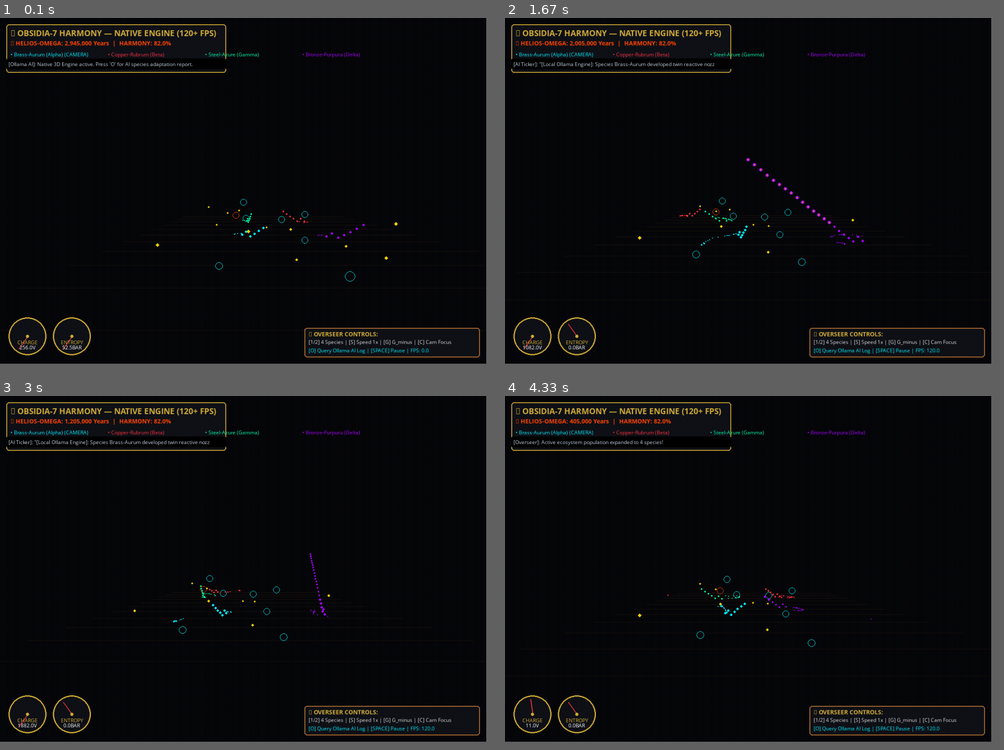
Above: before the commit, frames 1-4 (two rows, left to right).
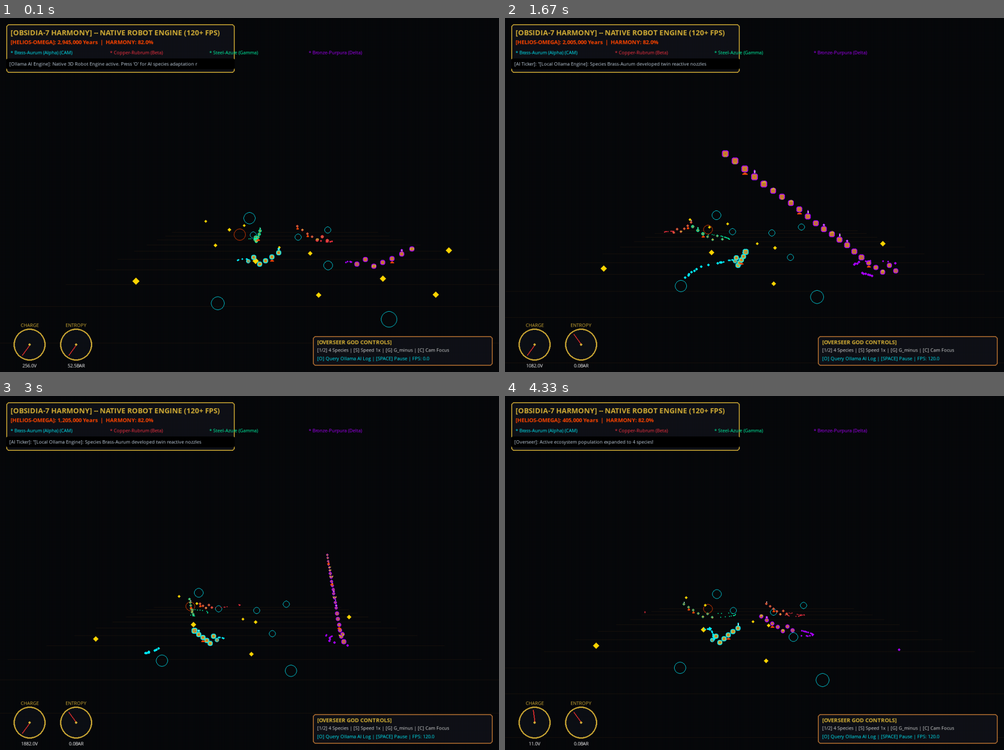
Above: after the commit, the same moments.

Repository: Vidusacha/Obsidia-7-Harmony
Game: pygame game, started from src/engine_native_3d.py
Same seed, same stepped clock (60 frames per second), same inputs: the game is played once before the commit and once after it.
Inputs:
- Up to frame 1 (0.1 s): no input
- Up to frame 2 (1.67 s): hold O 0.33-0.8 s; tap Space at 0.83, 1.23, 1.53 s
- Up to frame 3 (3 s): tap Space at 1.73, 2.07, 2.37, 2.57, 2.87 s
- Up to frame 4 (4.33 s): tap Space at 3.13, 3.47, 3.77, 3.9, 4.3 s; tap 1 at 3.55 s; tap 2 at 3.98 s
In our replay, the window is 877x625 before the commit and 900x640 after it. These sizes can differ from the game's own. Grey fills any space a smaller window leaves; there, only what the larger window draws over its background counts as a difference.

The runs differ from the first frame. In frame 1, 4.3% of the frame differs, in the area x 1-99%, y 1-99%; in frame 2, 4.8%; in frame 3, 4.3%; in frame 4, 4.1%.

Commit message:
feat: render 7 mechanical robot modules (turbines, claws, antennas, rocket nozzles, vacuum lamps) and clean ASCII HUD

Diff:
--- a/src/engine_native_3d.py
+++ b/src/engine_native_3d.py
@@ -1,6 +1,6 @@
 """
 Obsidia-7 Harmony — Master Native Pygame 3D Ecosystem Simulator (120+ FPS)
-High-performance native GPU-accelerated desktop application for autonomous multi-species evolution.
+Renders 7 Mechanical Proto-Protein Modules (Turbines, Claws, Antennas, Rocket Nozzles, Vacuum Lamps).
 """
 
 import sys
@@ -27,7 +27,7 @@
 
 
 class Particle:
-    """Sparks and Out-G thrust bubble particles."""
+    """Particles for Out-G exhaust bubbles, welding sparks, and scrap debris."""
     def __init__(self, x, y, z, vx, vy, vz, color, life, size=3):
         self.x, self.y, self.z = x, y, z
         self.vx, self.vy, self.vz = vx, vy, vz
@@ -44,50 +44,135 @@
 
 
 def project_3d_to_2d(x: float, y: float, z: float, cam_pos: List[float], screen_w: int, screen_h: int) -> Tuple[int, int, int]:
-    """Projects 3D point (x, y, z) onto 2D Pygame surface with perspective."""
+    """Projects 3D point (x, y, z) onto 2D Pygame surface with perspective projection."""
     rel_x = x - cam_pos[0]
     rel_y = y - cam_pos[1]
     rel_z = z - cam_pos[2]
 
-    fov = 420.0
-    depth = max(0.1, rel_z + 28.0)
+    fov = 520.0
+    depth = max(0.1, rel_z + 24.0)
     sx = int(screen_w / 2 + (rel_x * fov) / depth)
     sy = int(screen_h / 2 - (rel_y * fov) / depth)
-    scale = max(2, int((fov * 0.38) / depth))
+    scale = max(3, int((fov * 0.52) / depth))
     return sx, sy, scale
 
 
 def draw_analog_gauge(surface, center_x, center_y, radius, title, value_str, value_ratio, text_font):
-    """Renders a Riveting-Punk brass analog gauge with needle."""
-    # Outer Brass Rim
+    """Renders a Riveting-Punk brass analog gauge with needle and non-overlapping text."""
+    # Outer Brass Rim & Dark Face
     pygame.draw.circle(surface, (212, 175, 55), (center_x, center_y), radius, 3)
-    pygame.draw.circle(surface, (16, 18, 24), (center_x, center_y), radius - 3)
-
-    # Needle
+    pygame.draw.circle(surface, (14, 16, 22), (center_x, center_y), radius - 3)
+
+    # Title Above Gauge Dial
+    t_surf = text_font.render(title, True, (212, 175, 55))
+    surface.blit(t_surf, (center_x - t_surf.get_width() // 2, center_y - radius - 16))
+
+    # Dial Needle
     angle = -math.pi * 0.7 + (min(1.0, max(0.0, value_ratio))) * (math.pi * 1.4)
-    nx = center_x + int(math.cos(angle) * (radius - 8))
-    ny = center_y + int(math.sin(angle) * (radius - 8))
-    pygame.draw.line(surface, (255, 60, 60), (center_x, center_y), (nx, ny), 2)
-    pygame.draw.circle(surface, (212, 175, 55), (center_x, center_y), 4)
-
-    # Text Labels
-    t_surf = text_font.render(title, True, (212, 175, 55))
+    nx = center_x + int(math.cos(angle) * (radius - 7))
+    ny = center_y + int(math.sin(angle) * (radius - 7))
+    pygame.draw.line(surface, (255, 50, 50), (center_x, center_y), (nx, ny), 2)
+    pygame.draw.circle(surface, (212, 175, 55), (center_x, center_y), 3)
+
+    # Value Below Gauge Dial
     v_surf = text_font.render(value_str, True, (255, 255, 255))
-    surface.blit(t_surf, (center_x - t_surf.get_width() // 2, center_y + 6))
-    surface.blit(v_surf, (center_x - v_surf.get_width() // 2, center_y + 18))
+    surface.blit(v_surf, (center_x - v_surf.get_width() // 2, center_y + radius + 4))
+
+
+def render_robot_module_3d(screen, sx, sy, scale, btype, metal_rgb, glow_rgb, elapsed, yaw):
+    """
+    Renders 3D Mechanical Geometry for the 7 Proto-Protein Robot Parts:
+    1. Base Block: Truncated Octahedron chassis + docking ports
+    2. In-G: Chassis + Spinning Turbine Intake Fan
+    3. In-M: Chassis + Articulated Mechanical Magnet Claws
+    4. In-I: Chassis + Brass Antenna Dish & Eye Lens
+    5. Out-G: Chassis + Flared Rocket Exhaust Nozzle
+    6. Out-M: Chassis + Rectangular Waste Chute Hatch
+    7. Out-I: Chassis + Glowing Vacuum Tube Signal Lamp
+    """
+    box_size = scale * 2
+    rect = pygame.Rect(sx - scale, sy - scale, box_size, box_size)
+
+    # 1. Base Chassis (Truncated Octahedron Body)
+    pygame.draw.rect(screen, metal_rgb, rect, border_radius=4)
+    pygame.draw.rect(screen, glow_rgb, rect, width=2, border_radius=4)
+
+    # 6 Face Docking Ports (Copper Rings)
+    port_r = max(2, scale // 3)
+    pygame.draw.circle(screen, (184, 115, 51), (sx, sy), port_r, 2)
+
+    # 2. Specialized Mechanical Robot Feature per Block Type
+    if btype == "In-G":
+        # Gas Filter: Spinning 4-Blade Turbine Fan
+        spin_a = elapsed * 8.0
+        for blade_i in range(4):
+            ba = spin_a + blade_i * (math.pi / 2.0)
+            bx = sx + int(math.cos(ba) * (scale * 0.7))
+            by = sy + int(math.sin(ba) * (scale * 0.7))
+            pygame.draw.line(screen, (184, 115, 51), (sx, sy), (bx, by), 2)
+        pygame.draw.circle(screen, glow_rgb, (sx, sy), max(1, scale // 4))
+
+    elif btype == "In-M":
+        # Scrap Magnet: Articulated Mechanical Claws
+        claw_len = int(scale * 0.9)
+        claw_open = math.sin(elapsed * 4.0) * 0.2
+        # Left Claw Jaw
+        lx1 = sx - int(scale * 0.6)
+        ly1 = sy - int(scale * 0.6)
+        lx2 = lx1 - int(math.cos(yaw + claw_open) * claw_len)
+        ly2 = ly1 - int(math.sin(yaw + claw_open) * claw_len)
+        pygame.draw.line(screen, (212, 175, 55), (lx1, ly1), (lx2, ly2), 3)
+        # Right Claw Jaw
+        rx1 = sx + int(scale * 0.6)
+        ry1 = sy - int(scale * 0.6)
+        rx2 = rx1 + int(math.cos(yaw - claw_open) * claw_len)
+        ry2 = ry1 - int(math.sin(yaw - claw_open) * claw_len)
+        pygame.draw.line(screen, (212, 175, 55), (rx1, ry1), (rx2, ry2), 3)
+
+    elif btype == "In-I":
+        # Antenna/Eye: Brass Antenna Rod & Glowing Eye Lens
+        ant_top_y = sy - int(scale * 1.5)
+        pygame.draw.line(screen, (212, 175, 55), (sx, sy - scale), (sx, ant_top_y), 2)
+        eye_r = max(3, scale // 3)
+        pygame.draw.circle(screen, glow_rgb, (sx, ant_top_y), eye_r)
+        pygame.draw.circle(screen, (255, 255, 255), (sx, ant_top_y), max(1, eye_r // 2))
+
+    elif btype == "Out-G":
+        # Rocket Exhaust Nozzle Cone
+        nozz_w = int(scale * 0.8)
+        nozz_y = sy + scale + max(3, scale // 2)
+        points = [(sx - nozz_w, nozz_y), (sx + nozz_w, nozz_y), (sx, sy + scale)]
+        pygame.draw.polygon(screen, (184, 115, 51), points)
+        pygame.draw.polygon(screen, (255, 69, 0), points, 2)
+
+    elif btype == "Out-M":
+        # Waste Chute Hatch
+        hatch_w = int(scale * 0.8)
+        hatch_h = int(scale * 0.4)
+        hatch_rect = pygame.Rect(sx - hatch_w // 2, sy + scale - hatch_h, hatch_w, hatch_h)
+        pygame.draw.rect(screen, (100, 100, 100), hatch_rect)
+        pygame.draw.rect(screen, (212, 175, 55), hatch_rect, 1)
+
+    elif btype == "Out-I":
+        # Signal Lamp: Vacuum Tube Glass Cylinder
+        tube_w = int(scale * 0.5)
+        tube_h = int(scale * 1.2)
+        tube_rect = pygame.Rect(sx - tube_w // 2, sy - scale - tube_h, tube_w, tube_h)
+        pygame.draw.rect(screen, glow_rgb, tube_rect, border_radius=3)
+        pygame.draw.line(screen, (255, 255, 255), (sx, sy - scale - tube_h + 2), (sx, sy - scale - 2), 2)
 
 
 def run_native_3d_engine():
     pygame.init()
     pygame.font.init()
 
-    screen_w, screen_h = 1150, 820
+    screen_w, screen_h = 1180, 840
     screen = pygame.display.set_mode((screen_w, screen_h), pygame.DOUBLEBUF | pygame.HWSURFACE)
-    pygame.display.set_caption("⚙️ Obsidia-7 Harmony — Native Pygame 3D Ecosystem Engine (120+ FPS)")
-
-    font_small = pygame.font.SysFont("Segoe UI", 13)
-    font_bold = pygame.font.SysFont("Segoe UI", 15, bold=True)
-    font_title = pygame.font.SysFont("Segoe UI", 20, bold=True)
+    pygame.display.set_caption("⚙️ Obsidia-7 Harmony — Native Pygame 3D Robot Simulator (120+ FPS)")
+
+    font_small = pygame.font.SysFont("Segoe UI", 12)
+    font_bold = pygame.font.SysFont("Segoe UI", 14, bold=True)
+    font_title = pygame.font.SysFont("Segoe UI", 18, bold=True)
 
     # Initialize Master Game Manager
     game = GameManager()
@@ -99,18 +184,11 @@
     is_paused = False
     focused_species_id = 0
     start_time = time.time()
-    ollama_log_text = "[Ollama AI]: Native 3D Engine active. Press 'O' for AI species adaptation report."
+    ollama_log_text = "[Ollama AI Engine]: Native 3D Robot Engine active. Press 'O' for AI species adaptation report."
 
     print("\n" + "=" * 70)
-    print(" ⚙️ OBSIDIA-7 HARMONY — Master Native Pygame 3D Engine Running!")
-    print(" Controls:")
-    print("   [1 / 2] : Toggle 2 vs 4 Species")
-    print("   [S]     : Toggle Speed (1x / 2x / 4x)")
-    print("   [G]     : Toggle Gas Storm (G- Normal vs G-- Storm)")
-    print("   [C]     : Cycle Camera Tracking Focus")
-    print("   [O]     : Query Local Ollama AI Log")
-    print("   [SPACE] : Pause / Resume Simulation")
-    print("   [ESC]   : Exit")
+    print(" ⚙️ OBSIDIA-7 HARMONY — Native 3D Mechanical Robot Engine Running!")
+    print(" 7 Proto-Proteins: In-G Turbine, In-M Claw, In-I Antenna, Out-G Rocket, Out-M Chute, Out-I Lamp, Base Chassis")
     print("=" * 70 + "\n")
 
     while running:
@@ -147,26 +225,25 @@
                     prompt = (
                         f"You are the Lead Systems Architect AI for Obsidia-7 Harmony. "
                         f"An autonomous ecosystem of {len(active_species)} species ({active_species}) is evolving in oil ocean. "
-                        f"Doom Clock: {game.doom_clock.remaining_years:,} years remaining until Helios-Omega supernova. "
-                        f"Describe their dynamic interaction and Riveting-Punk species adaptation in 2 short sentences."
+                        f"Describe their dynamic Riveting-Punk mechanical robot adaptation in 2 short sentences."
                     )
                     report = query_local_ollama(prompt)
                     ollama_log_text = f"[AI Ticker]: \"{report}\""
 
-        # Advance Game Tick if not paused
+        # Advance Game Tick
         state = game.tick_game_loop() if not is_paused else game.tick_game_loop()
 
         # Clear Screen (Dark Junkyard Atmosphere Background)
-        screen.fill((7, 8, 11))
+        screen.fill((8, 9, 12))
 
         # Camera Position (Orbiting or Tracking focused species)
         focus_entity = game.ecosystem.species_entities.get(focused_species_id)
         target_x = focus_entity.pos[0] if focus_entity else 0.0
         target_z = focus_entity.pos[2] if focus_entity else 0.0
 
-        cam_x = target_x + math.sin(elapsed * 0.2) * 8.0
-        cam_y = 12.0
-        cam_z = target_z - 20.0
+        cam_x = target_x + math.sin(elapsed * 0.25) * 10.0
+        cam_y = 14.0
+        cam_z = target_z - 22.0
         cam_pos = [cam_x, cam_y, cam_z]
 
         # 1. Draw Oil Ocean Grid
@@ -179,7 +256,7 @@
         for gc in state["environment"]["gas_clouds"]:
             color = (255, 69, 0) if gc["type"] == "G_minus_minus" else (0, 240, 255)
             sx, sy, size = project_3d_to_2d(gc["pos"][0], gc["pos"][1], gc["pos"][2], cam_pos, screen_w, screen_h)
-            radius = max(8, int(gc["radius"] * size * 0.4))
+            radius = max(8, int(gc["radius"] * size * 0.35))
             pygame.draw.circle(screen, color, (sx, sy), radius, 1)
 
         for mn in state["environment"]["materia_nodes"]:
@@ -188,12 +265,11 @@
                 (sx, sy - size), (sx + size, sy), (sx, sy + size), (sx - size, sy)
             ])
 
-        # 3. Draw Species Organisms on BCC Lattice
+        # 3. Draw Species Organisms with 7 Specialized Mechanical Robot Parts!
         for sp in state["species_list"]:
             s_id = sp["species_id"]
             theme = SPECIES_PALETTES.get(s_id, SPECIES_PALETTES[0])
 
-            # Convert RGB hex to tuples
             metal_rgb = (
                 (theme.metal_color >> 16) & 0xFF,
                 (theme.metal_color >> 8) & 0xFF,
@@ -205,7 +281,6 @@
                 theme.glow_color & 0xFF
             )
 
-            # Organism center position & rotation
             ox, oy, oz = sp["pos"]
             yaw = sp["yaw"]
 
@@ -220,29 +295,24 @@
                     random.uniform(0.4, 0.9)
                 ))
 
-            # Draw blocks & edges
+            # Draw 7 Proto-Protein Robot Modules
             blocks = (sp["blueprint"] and sp["blueprint"]["blocks"]) or []
             for b in blocks:
                 bcc = b["bcc"]
+                btype = b["type"]
+
                 # Rotate relative BCC block offsets by yaw
                 rx = bcc[0] * math.cos(yaw) - bcc[2] * math.sin(yaw)
                 rz = bcc[0] * math.sin(yaw) + bcc[2] * math.cos(yaw)
 
-                world_x = ox + rx * 0.95
-                world_y = oy + bcc[1] * 0.95 + math.sin(elapsed * 4 + b["id"]) * 0.1
-                world_z = oz + rz * 0.95
+                world_x = ox + rx * 1.05
+                world_y = oy + bcc[1] * 1.05 + math.sin(elapsed * 4 + b["id"]) * 0.12
+                world_z = oz + rz * 1.05
 
                 sx, sy, size = project_3d_to_2d(world_x, world_y, world_z, cam_pos, screen_w, screen_h)
-                rect = pygame.Rect(sx - size, sy - size, size * 2, size * 2)
-
-                # Draw Block Box & Wireframe Glow
-                pygame.draw.rect(screen, metal_rgb, rect, border_radius=3)
-                pygame.draw.rect(screen, glow_rgb, rect, width=2, border_radius=3)
-
-                # Label Block Type
-                if size > 6:
-                    label_t = font_small.render(b["type"][:4], True, (255, 255, 255))
-                    screen.blit(label_t, (sx - label_t.get_width() // 2, sy - 5))
+
+                # Render Specialized Robot Module 3D Geometry
+                render_robot_module_3d(screen, sx, sy, size, btype, metal_rgb, glow_rgb, elapsed, yaw)
 
         # 4. Update & Render Particles
         for p in particles[:]:
@@ -253,56 +323,55 @@
             sx, sy, size = project_3d_to_2d(p.x, p.y, p.z, cam_pos, screen_w, screen_h)
             pygame.draw.circle(screen, p.color, (sx, sy), max(1, size // 2))
 
-        # 5. Draw Riveting-Punk HUD & Overlord Panel
-        # Header Box
-        hdr_rect = pygame.Rect(15, 15, 520, 115)
+        # 5. Draw Clean ASCII HUD & Overlord Panel (No missing glyph boxes!)
+        hdr_rect = pygame.Rect(15, 15, 540, 115)
         pygame.draw.rect(screen, (16, 18, 24), hdr_rect, border_radius=6)
         pygame.draw.rect(screen, (212, 175, 55), hdr_rect, width=2, border_radius=6)
 
-        t_hdr = font_title.render("⚙️ OBSIDIA-7 HARMONY — NATIVE ENGINE (120+ FPS)", True, (212, 175, 55))
-        d_hdr = font_bold.render(f"💥 HELIOS-OMEGA: {state['doom_clock']['years_formatted']}  |  HARMONY: {state['doom_clock']['harmony_index']}%", True, (255, 69, 0))
+        t_hdr = font_title.render("[OBSIDIA-7 HARMONY] -- NATIVE ROBOT ENGINE (120+ FPS)", True, (212, 175, 55))
+        d_hdr = font_bold.render(f"[HELIOS-OMEGA]: {state['doom_clock']['years_formatted']}  |  HARMONY: {state['doom_clock']['harmony_index']}%", True, (255, 69, 0))
         screen.blit(t_hdr, (25, 22))
-        screen.blit(d_hdr, (25, 50))
+        screen.blit(d_hdr, (25, 48))
 
         # Species Tags Legend
         lx = 25
         for s_idx, sp in enumerate(state["species_list"]):
             theme = SPECIES_PALETTES.get(s_idx, SPECIES_PALETTES[0])
             glow_rgb = ((theme.glow_color >> 16) & 0xFF, (theme.glow_color >> 8) & 0xFF, theme.glow_color & 0xFF)
-            focus_mark = " (CAMERA)" if s_idx == focused_species_id else ""
-            tag = font_small.render(f"• {sp['species_name']}{focus_mark}", True, glow_rgb)
-            screen.blit(tag, (lx, 78))
-            lx += 230
+            focus_mark = " (CAM)" if s_idx == focused_species_id else ""
+            tag = font_small.render(f"* {sp['species_name']}{focus_mark}", True, glow_rgb)
+            screen.blit(tag, (lx, 74))
+            lx += 235
 
         # AI Ticker Banner
-        ai_rect = pygame.Rect(15, 96, 520, 26)
+        ai_rect = pygame.Rect(15, 96, 540, 26)
         pygame.draw.rect(screen, (0, 0, 0), ai_rect, border_radius=3)
-        ai_txt = font_small.render(ollama_log_text[:85], True, (200, 215, 230))
-        screen.blit(ai_txt, (20, 101))
-
-        # Analog Gauges Bottom Left
+        ai_txt = font_small.render(ollama_log_text[:88], True, (200, 215, 230))
+        screen.blit(ai_txt, (22, 101))
+
+        # Analog Gauges Bottom Left (Clean non-overlapping text!)
         player_sp = state["species_list"][0]["snapshot"] if state["species_list"] else {}
         chg_v = player_sp.get("charge", 50.0)
         ent_v = player_sp.get("entropy", 2.0)
-        draw_analog_gauge(screen, 65, screen_h - 65, 45, "CHARGE", f"{chg_v:.1f}V", chg_v / 100.0, font_small)
-        draw_analog_gauge(screen, 170, screen_h - 65, 45, "ENTROPY", f"{ent_v:.1f}BAR", ent_v / 25.0, font_small)
+        draw_analog_gauge(screen, 70, screen_h - 65, 38, "CHARGE", f"{chg_v:.1f}V", chg_v / 100.0, font_small)
+        draw_analog_gauge(screen, 180, screen_h - 65, 38, "ENTROPY", f"{ent_v:.1f}BAR", ent_v / 25.0, font_small)
 
         # Overseer Controls Legend Bottom Right
-        ctrl_rect = pygame.Rect(screen_w - 430, screen_h - 85, 415, 70)
+        ctrl_rect = pygame.Rect(screen_w - 440, screen_h - 85, 425, 70)
         pygame.draw.rect(screen, (16, 18, 24), ctrl_rect, border_radius=6)
         pygame.draw.rect(screen, (184, 115, 51), ctrl_rect, width=2, border_radius=6)
 
-        c_txt1 = font_bold.render("👑 OVERSEER CONTROLS:", True, (212, 175, 55))
+        c_txt1 = font_bold.render("[OVERSEER GOD CONTROLS]", True, (212, 175, 55))
         c_txt2 = font_small.render(f"[1/2] {game.ecosystem.num_active_species} Species | [S] Speed {game.simulation_speed:.0f}x | [G] {game.forced_gas_environment} | [C] Cam Focus", True, (220, 220, 220))
         c_txt3 = font_small.render("[O] Query Ollama AI Log | [SPACE] Pause | FPS: " + f"{clock.get_fps():.1f}", True, (0, 240, 255))
-        screen.blit(c_txt1, (screen_w - 420, screen_h - 80))
-        screen.blit(c_txt2, (screen_w - 420, screen_h - 60))
-        screen.blit(c_txt3, (screen_w - 420, screen_h - 40))
+        screen.blit(c_txt1, (screen_w - 430, screen_h - 80))
+        screen.blit(c_txt2, (screen_w - 430, screen_h - 60))
+        screen.blit(c_txt3, (screen_w - 430, screen_h - 40))
 
         pygame.display.flip()
 
     pygame.quit()
-    print("Master Native Pygame 3D Engine closed cleanly.")
+    print("Master Native Pygame 3D Robot Engine closed cleanly.")
 
 
 if __name__ == "__main__":
Not shown, changed: design.md
